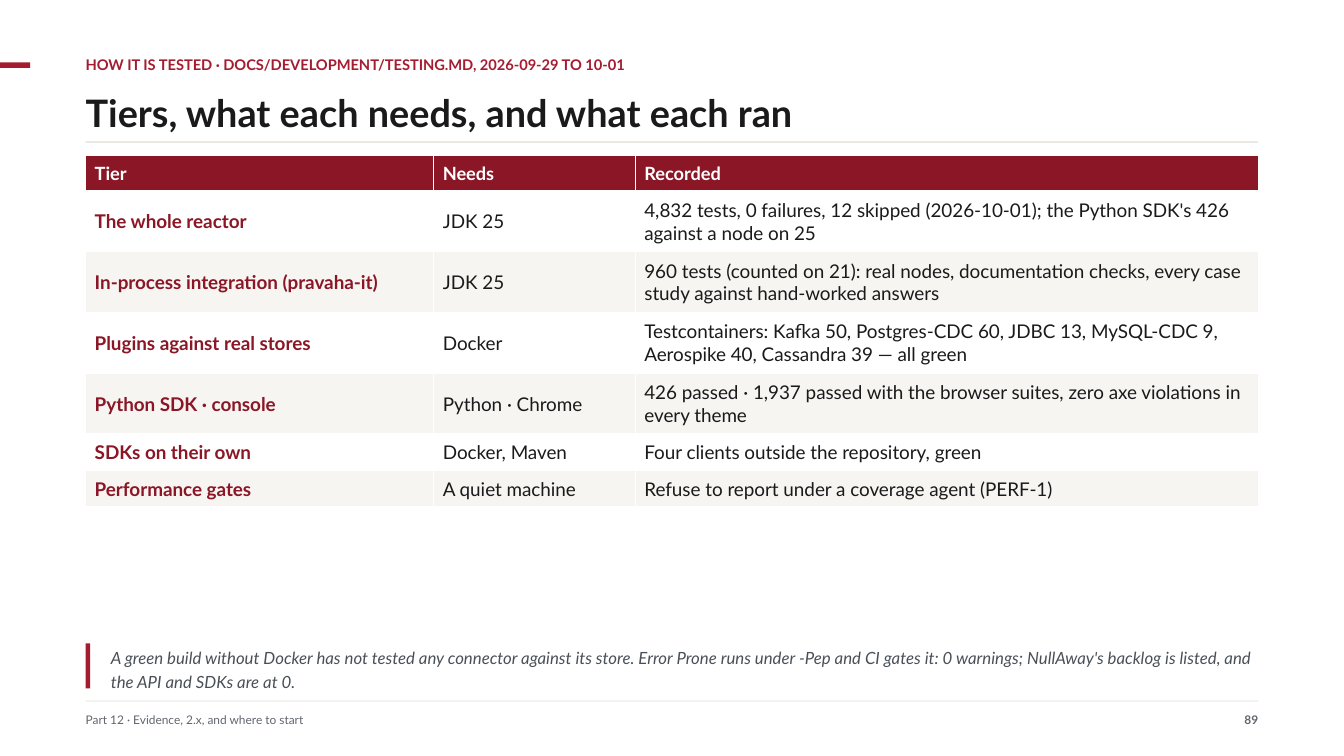
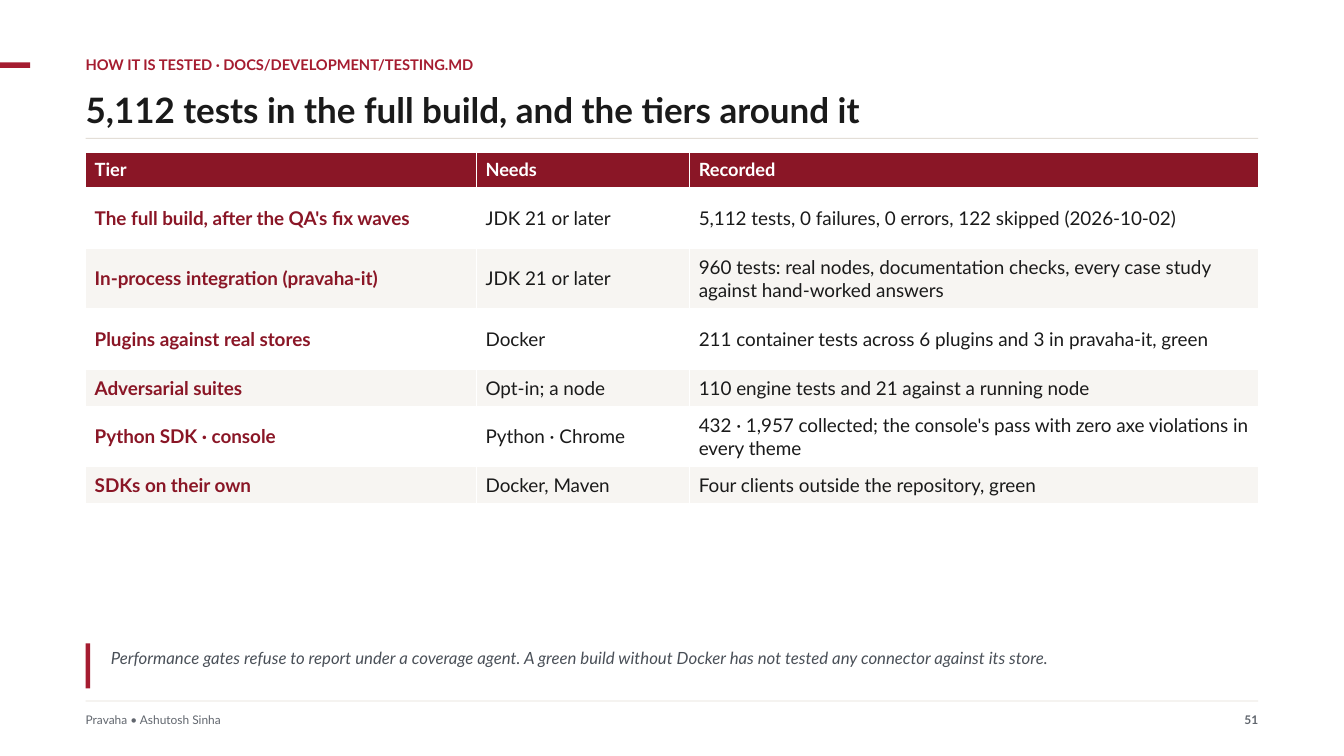
Before and after one commit to ajsinha/pravaha, a slide deck: slide 51 of docs/publications/Pravaha-Continuous-SQL-Engine-Design-and-Evidence.pptx (slide 89 before the commit). Drawn at 1344x756 pixels with LibreOffice and Linux fonts; fonts in the diff are those of the drawing. Boxes give left, top, right and bottom in pixels: in the first picture for what was removed or moved away, otherwise in the second. Text is boxed around its words. In the diff, an @@ line names an element or a change of style, - is before the commit and + after.

```diff
--- a/docs/publications/Pravaha-Continuous-SQL-Engine-Design-and-Evidence.pptx
+++ b/docs/publications/Pravaha-Continuous-SQL-Engine-Design-and-Evidence.pptx
@@ text at bbox=[86, 59, 473, 71]: text changed @@
-HOW IT IS TESTED · DOCS/DEVELOPMENT/TESTING.MD, 2026-09-29 TO 10-01
+HOW IT IS TESTED · DOCS/DEVELOPMENT/TESTING.MD
@@ text at bbox=[86, 97, 860, 128]: text changed; size 27 to 25 pt @@
-Tiers, what each needs, and what each ran
+5,112 tests in the full build, and the tiers around it
@@ table at bbox=[86, 152, 1259, 504] @@
-row 2: The whole reactor | JDK 25 | 4,832 tests, 0 failures, 12 skipped (2026-10-01); the Python SDK's 426 against a node on 25
-row 3: In-process integration (pravaha-it) | JDK 25 | 960 tests (counted on 21): real nodes, documentation checks, every case study against hand-worked answers
-row 4: Plugins against real stores | Docker | Testcontainers: Kafka 50, Postgres-CDC 60, JDBC 13, MySQL-CDC 9, Aerospike 40, Cassandra 39 — all green
-row 5: Python SDK · console | Python · Chrome | 426 passed · 1,937 passed with the browser suites, zero axe violations in every theme
+row 2: The full build, after the QA's fix waves | JDK 21 or later | 5,112 tests, 0 failures, 0 errors, 122 skipped (2026-10-02)
+row 3: In-process integration (pravaha-it) | JDK 21 or later | 960 tests: real nodes, documentation checks, every case study against hand-worked answers
+row 4: Plugins against real stores | Docker | 211 container tests across 6 plugins and 3 in pravaha-it, green
+row 5: Adversarial suites | Opt-in; a node | 110 engine tests and 21 against a running node
+row 6: Python SDK · console | Python · Chrome | 432 · 1,957 collected; the console's pass with zero axe violations in every theme
-row 7: Performance gates | A quiet machine | Refuse to report under a coverage agent (PERF-1)
@@ text at bbox=[111, 651, 1048, 667]: text changed @@
-A green build without Docker has not tested any connector against its store. Error Prone runs under -Pep and CI gates it: 0 warnings; NullAway's backlog is listed, and the API and SDKs are at 0.
+Performance gates refuse to report under a coverage agent. A green build without Docker has not tested any connector against its store.
@@ text at bbox=[86, 715, 220, 724]: text changed @@
-Part 12 · Evidence, 2.x, and where to start
+Pravaha • Ashutosh Sinha
@@ text at bbox=[1244, 715, 1258, 724]: text changed @@
-89
+51
```
Also in this commit, not shown: 17 other slides changed, 38 slides added, 81 slides removed, 11 other files.
